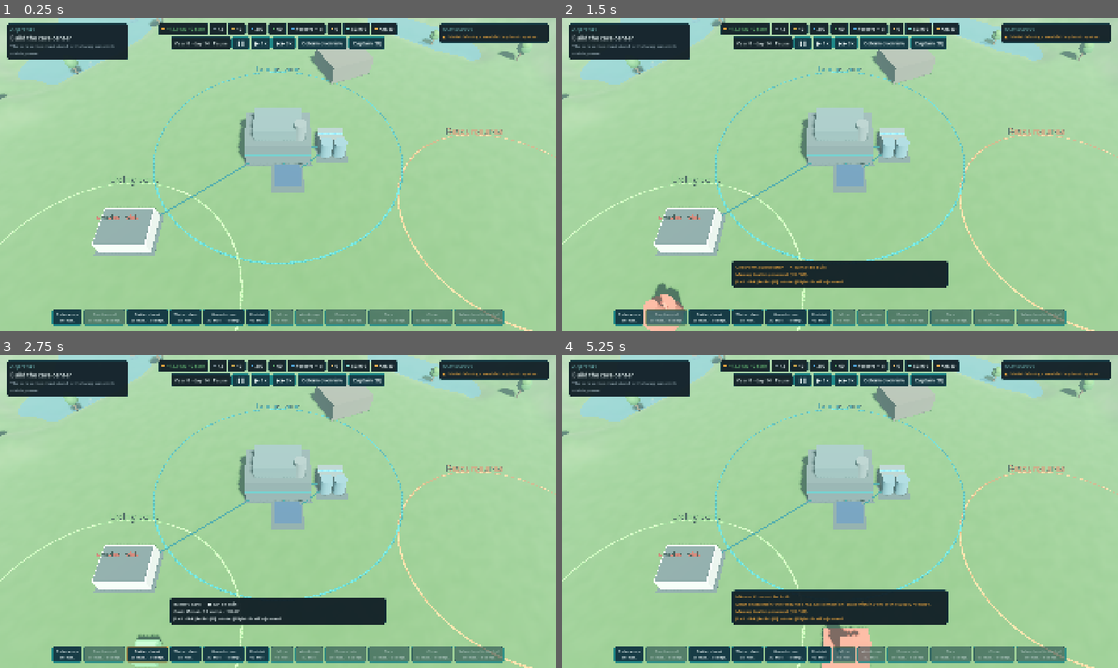
Above: before the commit, frames 1-4 (two rows, left to right).
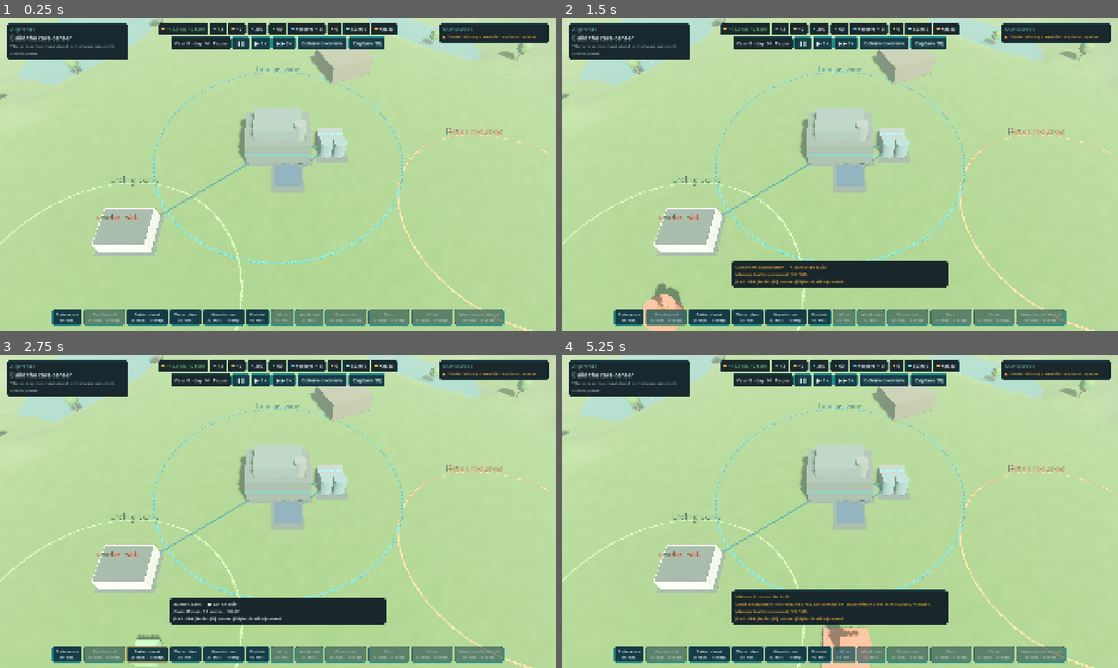
Above: after the commit, the same moments.

Repository: sebastianlistfeirup/GENESISARK
Game: Godot game, scene res://scenes/colony/colony.tscn
Same seed, same stepped clock (60 frames per second), same inputs: the game is played once before the commit and once after it. This scene is started directly instead of the project's main scene.
Inputs:
- Up to frame 1 (0.25 s): no input
- Up to frame 2 (1.5 s): click "Solar array 30 mat." at 0.5 s; click "Geothermal 60 mat. · 4 comp." at 1.25 s
- Up to frame 3 (2.75 s): click "Battery bank 25 mat. · 2 comp." at 2 s
- Up to frame 4 (5.25 s): click "Water plant 35 mat." at 2.75 s; click "Greenhouse 30 mat. · 1 comp." at 3.5 s; click "Habitat 40 mat." at 4.25 s; click "Mine 45 mat." at 5 s

The runs differ from the first frame. In frame 1, 1.9% of the frame differs, in the area x 0-95%, y 0-79%; in frame 2, 2.0%, in the area x 0-95%, y 0-93%; in frame 3, 1.9%; in frame 4, 2.0%.

Commit message:
Lighting presets per planet as data; waypoint marker clears subtitles
Co-Authored-By: Claude Opus 5.5 <noreply@anthropic.com>
Claude-Session: https://claude.ai/code/session_017YcnHpJixbeShoYSSbACge

Diff:
--- /dev/null
+++ b/data/art/lighting.json
@@ -0,0 +1,132 @@
+{
+  "_note": "Light and atmosphere per world (surface + colony). defaults <- biomes[biome] <- planets[id]. Colours are hex; sun angles in degrees (pitch below horizon is negative). Tune here, no code changes. Preview: DebugCapture --setup=expedition:<planet> --scene=surface.",
+  "defaults": {
+    "sky_top": "#5d8fb0",
+    "sky_horizon": "#b9d3d6",
+    "ground_horizon": "#8a9a90",
+    "ground_bottom": "#3a4038",
+    "sun_color": "#fff1d6",
+    "sun_energy": 1.25,
+    "sun_pitch": -48,
+    "sun_yaw": 30,
+    "shadow_distance": 140,
+    "ambient_color": "#c8dcdc",
+    "ambient_energy": 0.45,
+    "sky_contribution": 0.4,
+    "fog_color": "#b9d3d6",
+    "fog_density": 0.0022,
+    "fog_sun_scatter": 0.15,
+    "fog_aerial": 0.25,
+    "exposure": 1.0,
+    "white": 1.4,
+    "glow": 0.55,
+    "glow_bloom": 0.03,
+    "ssao": true,
+    "adjust_saturation": 1.0
+  },
+  "biomes": {
+    "green": {
+      "ground_horizon": "#6f8f5a",
+      "ground_bottom": "#2f3d28"
+    },
+    "desert": {
+      "sun_energy": 1.45,
+      "sun_pitch": -60,
+      "fog_density": 0.0018,
+      "ground_horizon": "#b49068",
+      "ground_bottom": "#5b4532",
+      "adjust_saturation": 1.05
+    },
+    "ice": {
+      "sun_color": "#e6f2ff",
+      "ambient_energy": 0.6,
+      "ground_horizon": "#c8d6de",
+      "ground_bottom": "#7d8c96",
+      "exposure": 0.88
+    }
+  },
+  "planets": {
+    "viridia": {
+      "sky_top": "#5e9aa8",
+      "sky_horizon": "#c4dcc0",
+      "sun_color": "#ffe9c4",
+      "sun_energy": 1.2,
+      "fog_color": "#b6d0b0",
+      "fog_density": 0.0032,
+      "fog_sun_scatter": 0.3,
+      "ambient_color": "#cfe0c4",
+      "glow": 0.7
+    },
+    "pelagos": {
+      "sky_top": "#6a7f90",
+      "sky_horizon": "#a9b8c0",
+      "sun_color": "#e8eef2",
+      "sun_energy": 0.75,
+      "sun_pitch": -55,
+      "ambient_energy": 0.65,
+      "ambient_color": "#b8c6cc",
+      "fog_color": "#9fb0b8",
+      "fog_density": 0.0042,
+      "glow": 0.4,
+      "adjust_saturation": 0.85
+    },
+    "ferrum": {
+      "sky_top": "#8fb6d6",
+      "sky_horizon": "#f0d9b0",
+      "sun_color": "#fffaf0",
+      "sun_energy": 1.6,
+      "sun_pitch": -66,
+      "fog_color": "#e8cfa8",
+      "fog_density": 0.0015,
+      "ambient_color": "#f0dcc0",
+      "exposure": 0.92,
+      "glow": 0.45
+    },
+    "sere": {
+      "sky_top": "#9fa8a0",
+      "sky_horizon": "#e2cda6",
+      "sun_color": "#ffd9a8",
+      "sun_energy": 1.1,
+      "sun_pitch": -40,
+      "fog_color": "#d8c09a",
+      "fog_density": 0.0048,
+      "fog_sun_scatter": 0.35,
+      "ambient_color": "#e0cfb0",
+      "adjust_saturation": 0.9
+    },
+    "nivalis": {
+      "sky_top": "#6f9cc4",
+      "sky_horizon": "#dde8ef",
+      "sun_color": "#fff0dc",
+      "sun_energy": 1.0,
+      "sun_pitch": -16,
+      "sun_yaw": 70,
+      "fog_color": "#dfe9ef",
+      "fog_density": 0.003,
+      "fog_sun_scatter": 0.4,
+      "ambient_color": "#d6e4ee",
+      "glow": 0.75,
+      "exposure": 0.82,
+      "ambient_energy": 0.45,
+      "white": 1.8
+    },
+    "umbra": {
+      "sky_top": "#0b1020",
+      "sky_horizon": "#2b3448",
+      "ground_horizon": "#1f2632",
+      "ground_bottom": "#0c1016",
+      "sun_color": "#9fb4d8",
+      "sun_energy": 0.32,
+      "sun_pitch": -9,
+      "sun_yaw": 60,
+      "ambient_color": "#41506a",
+      "ambient_energy": 0.28,
+      "fog_color": "#1c2433",
+      "fog_density": 0.004,
+      "fog_sun_scatter": 0.0,
+      "exposure": 1.15,
+      "glow": 1.1,
+      "glow_bloom": 0.08
+    }
+  }
+}
--- a/scripts/runtime/surface/terrain_builder.gd
+++ b/scripts/runtime/surface/terrain_builder.gd
@@ -165,27 +165,9 @@
 		placed += 1
 
 
+## Environment + sun for a world: data-driven, see Lighting / data/art/lighting.json.
 static func environment_for(p: Dictionary, biome: String) -> Array:
-	var env := WorldEnvironment.new()
-	var e := Environment.new()
-	var sky_col := Color(str(p.get("palette", {}).get("sky", "#9cc7c0")))
-	e.background_mode = Environment.BG_COLOR
-	e.background_color = sky_col
-	e.ambient_light_source = Environment.AMBIENT_SOURCE_COLOR
-	e.ambient_light_color = sky_col.lerp(Color.WHITE, 0.3)
-	e.ambient_light_energy = 0.4 if str(p.get("id")) != "umbra" else 0.25
-	e.tonemap_mode = Environment.TONE_MAPPER_FILMIC
-	e.fog_enabled = true
-	e.fog_light_color = sky_col
-	e.fog_density = 0.0025 if biome != "desert" else 0.0035
-	e.fog_sky_affect = 0.6
-	e.tonemap_white = 1.4
-	e.glow_enabled = true
-	env.environment = e
-	var sun := DirectionalLight3D.new()
-	sun.rotation_degrees = Vector3(-48, 30, 0) if str(p.get("id")) != "umbra" else Vector3(-8, 60, 0)
-	sun.light_color = Color("fff1d6") if biome != "ice" else Color("e6f2ff")
-	sun.light_energy = (1.1 if biome == "desert" else 1.25) if str(p.get("id")) != "umbra" else 0.35
-	sun.shadow_enabled = true
-	sun.directional_shadow_max_distance = 140.0
-	return [env, sun]
+	var planet := p.duplicate()
+	if not planet.has("biome_id"):
+		planet["biome_id"] = biome
+	return Lighting.build(planet)
--- /dev/null
+++ b/scripts/runtime/visual/lighting.gd
@@ -0,0 +1,66 @@
+class_name Lighting
+extends RefCounted
+## Light and atmosphere per world from data/art/lighting.json (defaults <- biome
+## <- planet): gradient sky, sun, ambient, fog with sun scatter, tonemap, glow,
+## SSAO (Forward+ only; ignored in Compatibility). Balance-style data, so the
+## Synty look can be tuned without code (bible p.23: one light grammar).
+
+const PATH := "res://data/art/lighting.json"
+
+static var _data: Dictionary = {}
+
+
+## Merged preset for a planet dictionary (needs "id" and "biome_id").
+static func preset(planet: Dictionary) -> Dictionary:
+	if _data.is_empty():
+		var v: Variant = DictUtil.load_json(PATH)
+		_data = v if v is Dictionary else {"defaults": {}}
+	var out: Dictionary = DictUtil.get_dict(_data, "defaults").duplicate()
+	out.merge(DictUtil.get_dict(DictUtil.get_dict(_data, "biomes"), str(planet.get("biome_id", ""))), true)
+	out.merge(DictUtil.get_dict(DictUtil.get_dict(_data, "planets"), str(planet.get("id", ""))), true)
+	return out
+
+
+## [WorldEnvironment, DirectionalLight3D] ready to add to a scene.
+static func build(planet: Dictionary) -> Array:
+	var p := preset(planet)
+	var c := func(k: String) -> Color: return Color(str(p.get(k, "#ffffff")))
+	var sky_mat := ProceduralSkyMaterial.new()
+	sky_mat.sky_top_color = c.call("sky_top")
+	sky_mat.sky_horizon_color = c.call("sky_horizon")
+	sky_mat.ground_horizon_color = c.call("ground_horizon")
+	sky_mat.ground_bottom_color = c.call("ground_bottom")
+	sky_mat.sun_angle_max = 20.0
+	var sky := Sky.new()
+	sky.sky_material = sky_mat
+	var e := Environment.new()
+	e.background_mode = Environment.BG_SKY
+	e.sky = sky
+	e.ambient_light_source = Environment.AMBIENT_SOURCE_COLOR
+	e.ambient_light_color = c.call("ambient_color")
+	e.ambient_light_energy = float(p["ambient_energy"])
+	e.ambient_light_sky_contribution = float(p["sky_contribution"])
+	e.tonemap_mode = Environment.TONE_MAPPER_FILMIC
+	e.tonemap_exposure = float(p["exposure"])
+	e.tonemap_white = float(p["white"])
+	e.fog_enabled = true
+	e.fog_light_color = c.call("fog_color")
+	e.fog_density = float(p["fog_density"])
+	e.fog_sun_scatter = float(p["fog_sun_scatter"])
+	e.fog_aerial_perspective = float(p["fog_aerial"])
+	e.fog_sky_affect = 0.6
+	e.glow_enabled = float(p["glow"]) > 0.0
+	e.glow_intensity = float(p["glow"])
+	e.glow_bloom = float(p["glow_bloom"])
+	e.ssao_enabled = bool(p["ssao"])
+	e.adjustment_enabled = not is_equal_approx(float(p["adjust_saturation"]), 1.0)
+	e.adjustment_saturation = float(p["adjust_saturation"])
+	var env := WorldEnvironment.new()
+	env.environment = e
+	var sun := DirectionalLight3D.new()
+	sun.rotation_degrees = Vector3(float(p["sun_pitch"]), float(p["sun_yaw"]), 0)
+	sun.light_color = c.call("sun_color")
+	sun.light_energy = float(p["sun_energy"])
+	sun.shadow_enabled = true
+	sun.directional_shadow_max_distance = float(p["shadow_distance"])
+	return [env, sun]
--- a/scripts/ui/waypoint_layer.gd
+++ b/scripts/ui/waypoint_layer.gd
@@ -8,7 +8,7 @@
 ##     closer and hides when the interaction prompt takes over
 ## Presentation only: scenes tell it which nodes matter; it never touches state.
 
-const BOTTOM_EDGE := 190.0     # keep edge markers above subtitles and prompts
+const BOTTOM_EDGE := 230.0     # keep edge markers above subtitles and prompts
 const EDGE := 84.0           # px kept free at the screen edge
 const PLACE_RANGE := 28.0    # m: places further away stay hidden
 const PROMPT_RANGE := 2.6    # m: inside this the interaction prompt speaks instead
@@ -117,13 +117,16 @@
 		_text(font, pos + Vector2(0, 40), dist_txt, 16, Color(UiKit.AMBER, 0.95), true)
 		return
 	# Off-screen or behind: pin to the edge in the direction of the target.
-	var center := rect.size * 0.5
+	var center := inner.get_center()  # centre of the safe area, not the screen
 	var dir := pos - center
 	if behind:
 		dir = -dir  # unproject mirrors points behind the camera
 	if dir.length() < 1.0:
 		dir = Vector2(0, 1)
 	dir = dir.normalized()
+	# Behind/below: go to the lower left/right side, never bottom centre (prompt + subtitles live there).
+	if dir.y > 0.4:
+		dir = Vector2(signf(dir.x) if absf(dir.x) > 0.01 else 1.0, 0.4).normalized()
 	var half := inner.size * 0.5
 	var scale := minf(half.x / maxf(absf(dir.x), 0.001), half.y / maxf(absf(dir.y), 0.001))
 	var edge := center + dir * scale
--- a/tests/scene_smoke.gd
+++ b/tests/scene_smoke.gd
@@ -205,7 +205,7 @@
 	check("ship_captain_spawned", captain != null and captain.is_on_floor() or captain.global_position.y > -0.5, str(captain.global_position))
 	var wl: WaypointLayer = ship.get("waypoints")
 	check("waypoint_points_to_objective", wl != null and wl.objective == ship.get("interactables")["power_coupling"] and wl.places.size() >= 6,
-		"%s, %d steder" % [wl.objective_label if wl else "-", wl.places.size() if wl else 0])
+		"%s, %d places" % [wl.objective_label if wl else "-", wl.places.size() if wl else 0])
 	var start := captain.global_position
 	var bounds: ShipBuilder = ship.get("builder")
 	var escaped := 0
Binary file added: evidence/shots/light_nivalis.png
Not shown, added: scripts/runtime/visual/lighting.gd.uid
Not shown, changed: docs/DECISIONS.md
